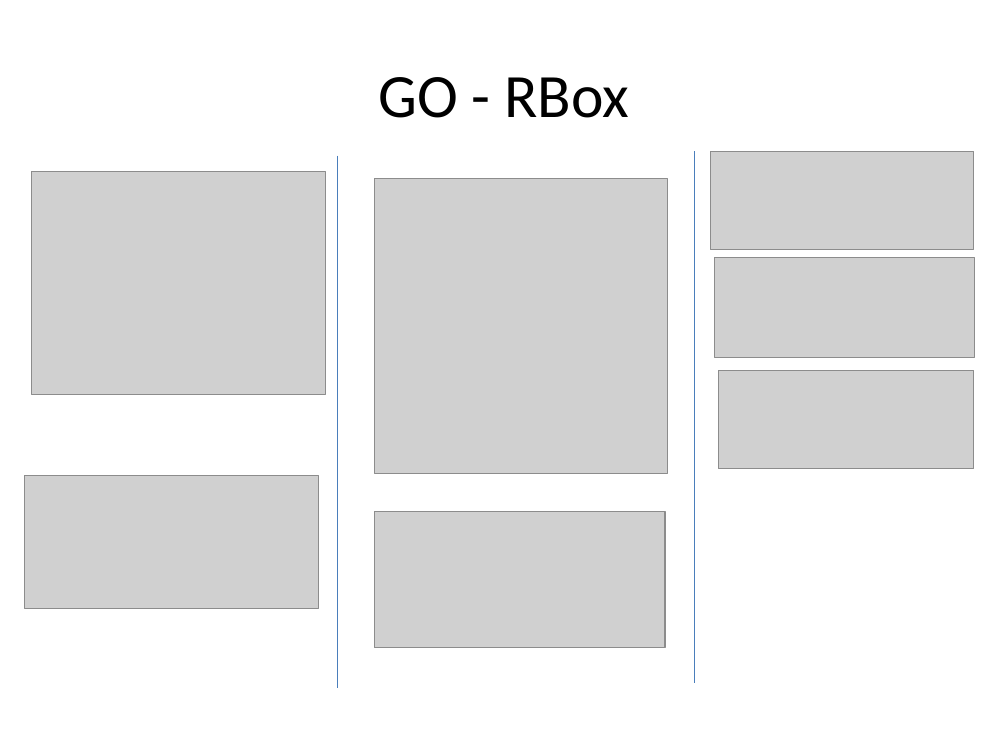
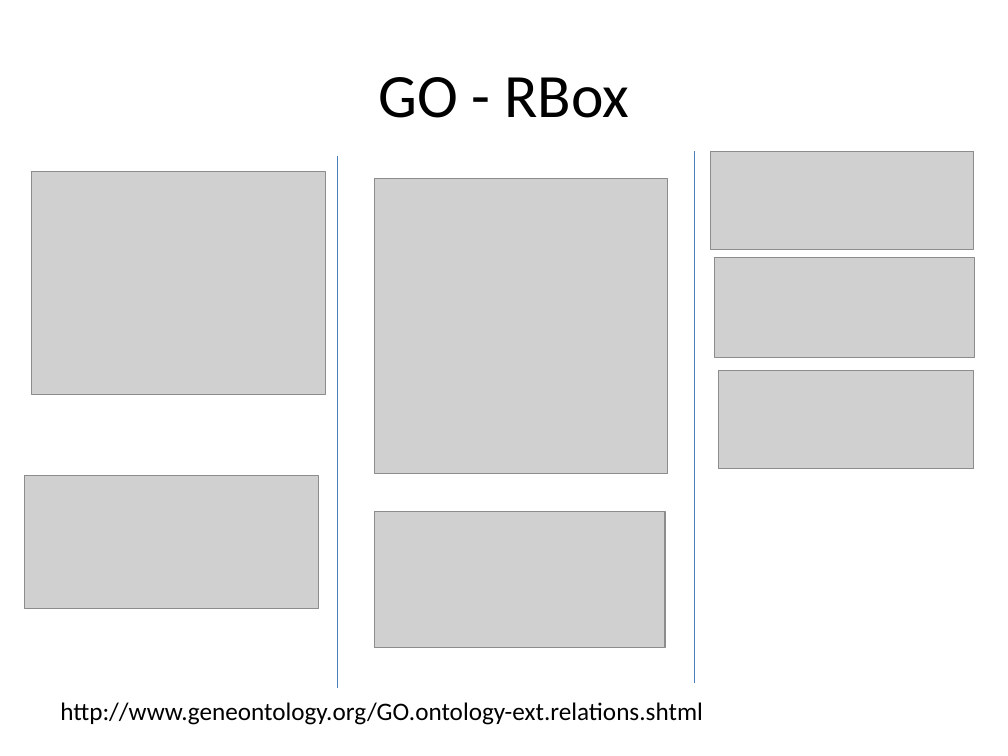
Before and after one commit to loopasam/owl-tutorial-icbo2013, a slide deck: slide 35 of presentation/tutorial_owl_icbo_2013.pptx. Drawn at 1008x756 pixels with LibreOffice and Linux fonts; fonts in the diff are those of the drawing; grey boxes stand for pictures. Boxes give left, top, right and bottom in pixels: in the first picture for what was removed or moved away, otherwise in the second. Text is boxed around its words. In the diff, an @@ line names an element or a change of style, - is before the commit and + after.

```diff
--- a/presentation/tutorial_owl_icbo_2013.pptx
+++ b/presentation/tutorial_owl_icbo_2013.pptx
@@ text added at bbox=[60, 702, 703, 725], 18 pt, text #000000 @@
+http://www.geneontology.org/GO.ontology-ext.relations.shtml
```
Also in this commit, not shown: 10 other slides changed, 1 slide added, 1 slide removed, 1 other file.
